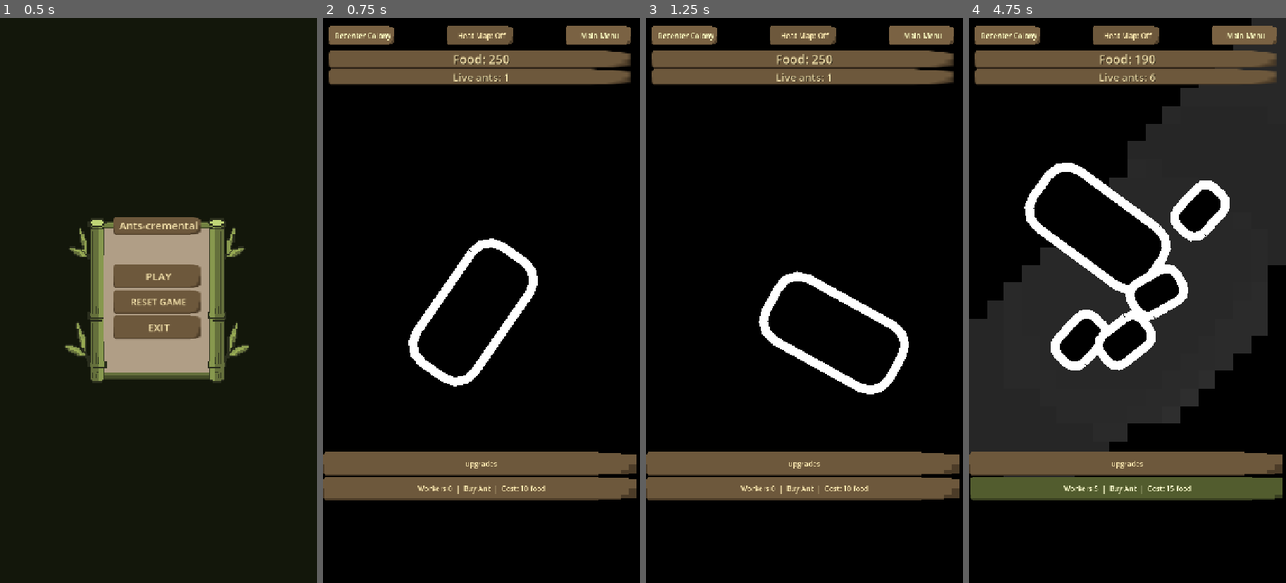
Above: before the commit, frames 1-4 (left to right).
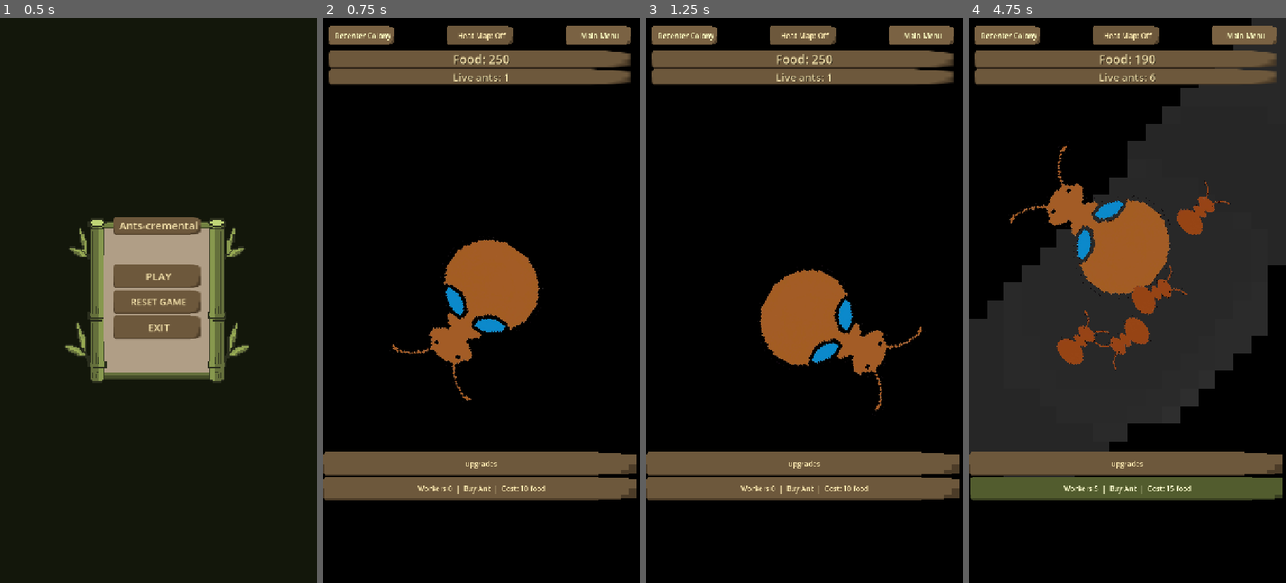
Above: after the commit, the same moments.

Repository: PabloVillagran/thatsHowYouGetAnts
Game: Godot game, scene res://scenes/main_menu.tscn
Same seed, same stepped clock (60 frames per second), same inputs: the game is played once before the commit and once after it.
Inputs:
- Up to frame 1 (0.5 s): no input
- Up to frame 2 (0.75 s): click "PLAY" at 0.5 s
- Up to frame 3 (1.25 s): no input
- Up to frame 4 (4.75 s): click "Workers 0 | Buy Ant | Cost: 1…" at 1.25 s; click "Workers 1 | Buy Ant | Cost: 1…" at 2 s; click "Workers 2 | Buy Ant | Cost: 1…" at 2.75 s; click "Workers 3 | Buy Ant | Cost: 1…" at 3.5 s; click "Workers 4 | Buy Ant | Cost: 1…" at 4.25 s

Frame 1 is identical in both runs. In frame 2, 5.6% of the frame differs, in the area x 21-70%, y 39-68%; in frame 3, 5.6%; in frame 4, 11%, in the area x 12-83%, y 22-63%.

Commit message:
Add transparent ant sprites

Diff:
--- a/scripts/ant_particle.gd
+++ b/scripts/ant_particle.gd
@@ -13,9 +13,9 @@
 	gathering,
 }
 
-const ANT_COLOR := Color.BLACK
-const OUTLINE_COLOR := Color.WHITE
-const OUTLINE_WIDTH := 0.5
+const QUEEN_TEXTURE: Texture2D = preload("res://assets/Ants/Queen.png")
+const WORKER_TEXTURE: Texture2D = preload("res://assets/Ants/Worker.png")
+const WARRIOR_TEXTURE: Texture2D = preload("res://assets/Ants/Warrior.png")
 
 @export var ant_type: AntType = AntType.WORKER
 @export var move_speed: float = 28.0
@@ -52,52 +52,28 @@
 
 
 func apply_type_appearance() -> void:
-	color = ANT_COLOR
-	if ant_type == AntType.WORKER:
-		polygon = PackedVector2Array([
-			Vector2(-1, -1.5),
-			Vector2(1, -1.5),
-			Vector2(1, 1.5),
-			Vector2(-1, 1.5),
-		])
-	polygon = _rounded_rectangle(polygon, 0.7 if ant_type == AntType.WORKER else 1.25)
-	var outline := get_node_or_null("Outline") as Line2D
-	if outline == null:
-		outline = Line2D.new()
-		outline.name = "Outline"
-		add_child(outline)
-	outline.clear_points()
-	for vertex in polygon:
-		outline.add_point(vertex)
-	if not polygon.is_empty():
-		outline.add_point(polygon[0])
-	outline.default_color = OUTLINE_COLOR
-	outline.width = OUTLINE_WIDTH
-	outline.antialiased = true
-
-
-func _rounded_rectangle(source: PackedVector2Array, radius: float) -> PackedVector2Array:
-	var min_x := source[0].x
-	var max_x := source[0].x
-	var min_y := source[0].y
-	var max_y := source[0].y
-	for vertex in source:
-		min_x = minf(min_x, vertex.x)
-		max_x = maxf(max_x, vertex.x)
-		min_y = minf(min_y, vertex.y)
-		max_y = maxf(max_y, vertex.y)
-	var corner_data := [
-		[Vector2(min_x + radius, min_y + radius), PI, PI * 1.5],
-		[Vector2(max_x - radius, min_y + radius), PI * 1.5, TAU],
-		[Vector2(max_x - radius, max_y - radius), 0.0, PI * 0.5],
-		[Vector2(min_x + radius, max_y - radius), PI * 0.5, PI],
-	]
-	var rounded := PackedVector2Array()
-	for corner in corner_data:
-		for step in range(4):
-			var angle: float = lerpf(corner[1], corner[2], float(step) / 3.0)
-			rounded.append(corner[0] + Vector2(cos(angle), sin(angle)) * radius)
-	return rounded
+	polygon = PackedVector2Array()
+	var ant_sprite := get_node_or_null("AntSprite") as Sprite2D
+	if ant_sprite == null:
+		ant_sprite = Sprite2D.new()
+		ant_sprite.name = "AntSprite"
+		add_child(ant_sprite)
+	var ant_texture: Texture2D = WORKER_TEXTURE
+	var display_size := Vector2(4.0, 8.0)
+	match ant_type:
+		AntType.QUEEN:
+			ant_texture = QUEEN_TEXTURE
+			display_size = Vector2(6.0, 9.0)
+		AntType.WORKER:
+			ant_texture = WORKER_TEXTURE
+			display_size = Vector2(2.0, 3.0)
+		AntType.WARRIOR:
+			ant_texture = WARRIOR_TEXTURE
+			display_size = Vector2(4.0, 8.0)
+	ant_sprite.texture = ant_texture
+	ant_sprite.centered = true
+	ant_sprite.texture_filter = CanvasItem.TEXTURE_FILTER_NEAREST
+	ant_sprite.scale = Vector2(display_size.x / ant_texture.get_width(), display_size.y / ant_texture.get_height())
 
 
 func set_state(next_state: State) -> void:
@@ -137,7 +113,7 @@
 	if ant_source != null and ant_source.has_method("step_speed_multiplier_at"):
 		speed_multiplier = float(ant_source.call("step_speed_multiplier_at", position))
 	position = position.move_toward(movement_target, move_speed * speed_multiplier * delta)
-	rotation = heading.angle() - PI * 0.5
+	rotation = heading.angle() + PI * 0.5
 
 
 func is_at_target(tolerance: float = 1.0) -> bool:
Binary file removed: assets/Ants/Defender.jpg
Binary file changed: assets/Ants/Queen.jpg
Not shown, added: assets/Ants/Queen.jpg.import
Binary file added: assets/Ants/Queen.png
Not shown, added: assets/Ants/Queen.png.import
Binary file added: assets/Ants/Warrior.jpg
Not shown, added: assets/Ants/Warrior.jpg.import
Binary file added: assets/Ants/Warrior.png
Not shown, added: assets/Ants/Warrior.png.import
Binary file changed: assets/Ants/Worker.jpg
Not shown, added: assets/Ants/Worker.jpg.import
Binary file added: assets/Ants/Worker.png
(and 4 more such lines)
